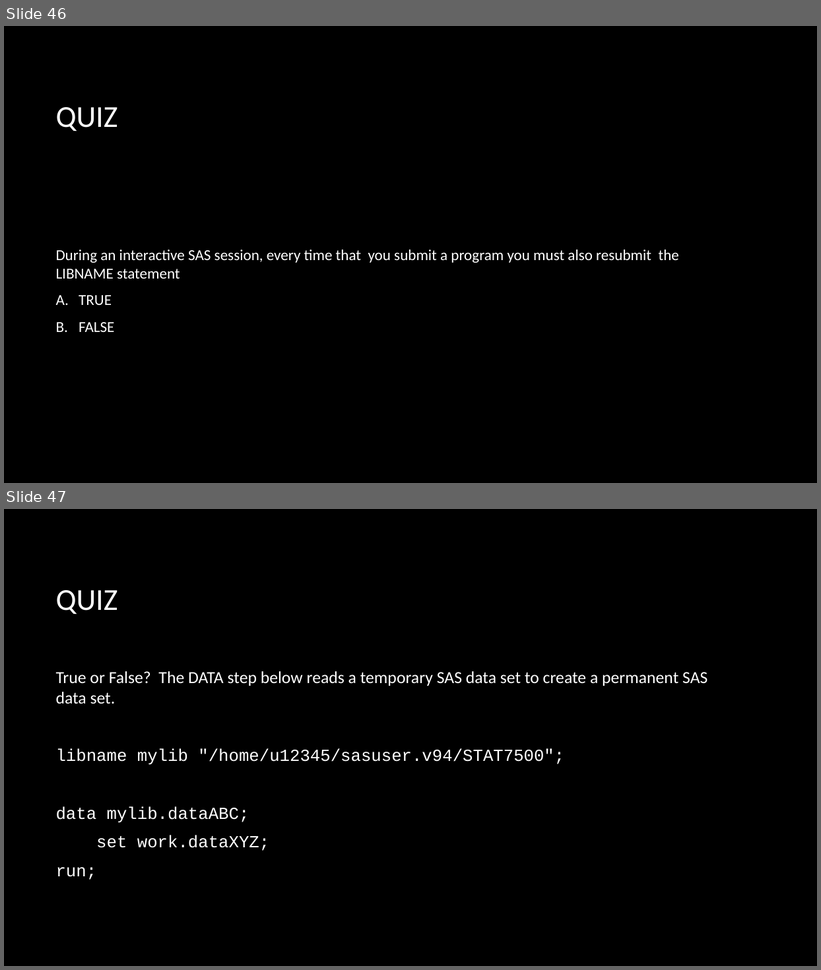
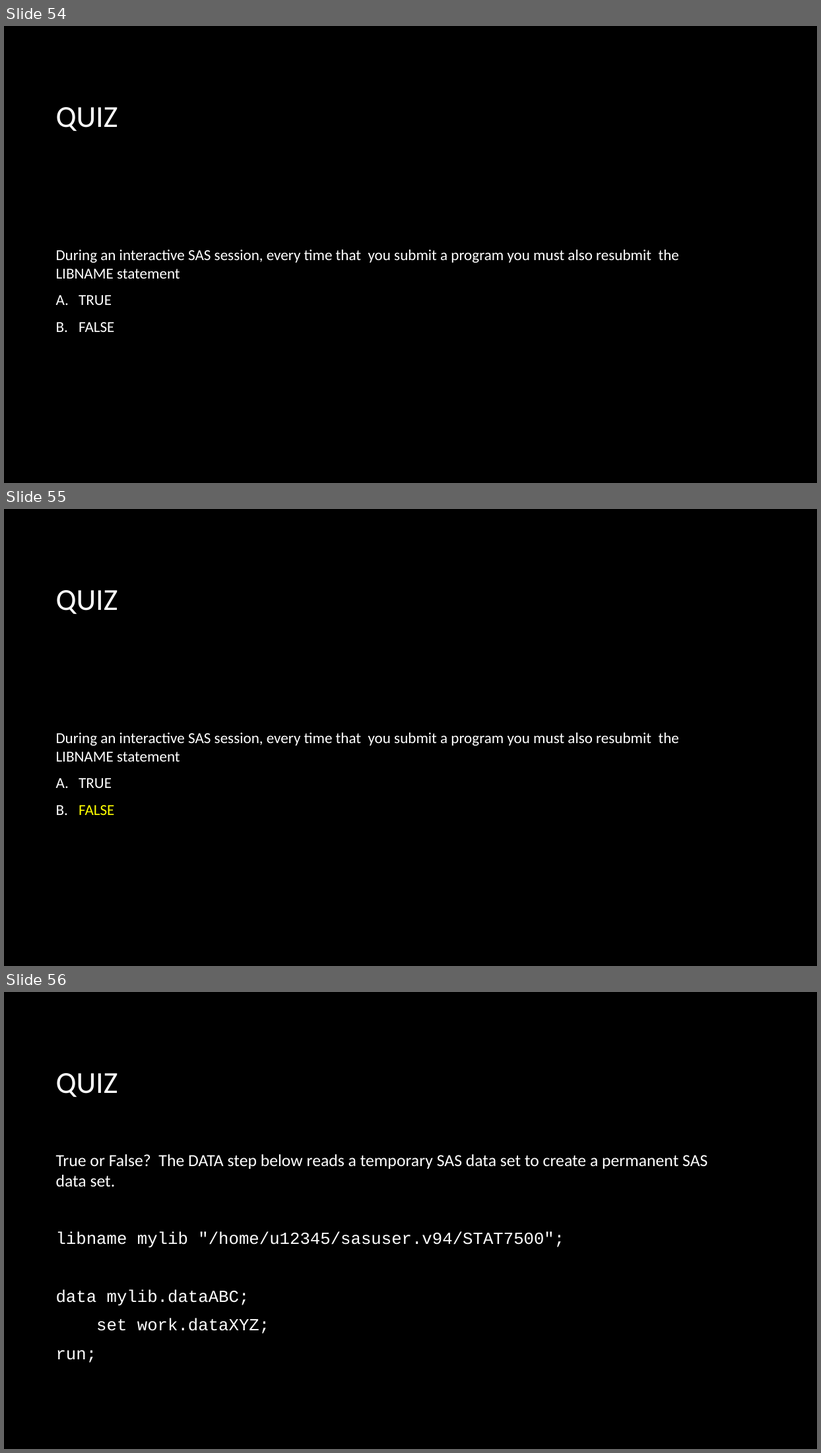
Before and after one commit to kgfitzgerald/stat-7500, a slide deck: files/slides/SAS2.pptx. Shown one above the other, each under a label of ours: slides 46 and 47 before the commit, slides 54, 55 and 56 after it. The pictures are 821x970 and 821x1453 pixels, drawn with LibreOffice and Linux fonts; fonts in the diff are those of the drawing; background and template pictures are left out. Boxes give left, top, right and bottom in pixels: in the first picture for what was removed or moved away, otherwise in the second. Text is boxed around its words. In the diff, an @@ line names an element or a change of style, - is before the commit and + after.

```diff
--- a/files/slides/SAS2.pptx
+++ b/files/slides/SAS2.pptx
@@ slide 55 added at [4,509,817,966], background picture (left out) @@
@@ title added at [56,590,118,614], 36 pt, text #FFFFFF @@
+QUIZ
@@ text added at [56,733,679,815], 18 pt, text #FFFFFF @@
+During an interactive SAS session, every time that you submit a program you must also resubmit the LIBNAME statement
+A. TRUE
+B. FALSE
@@ what was slide 46 is now slide 54 @@
@@ what was slide 47 is now slide 56 @@
```
Also in this commit, not shown: 9 other slides added, 5 other files.
